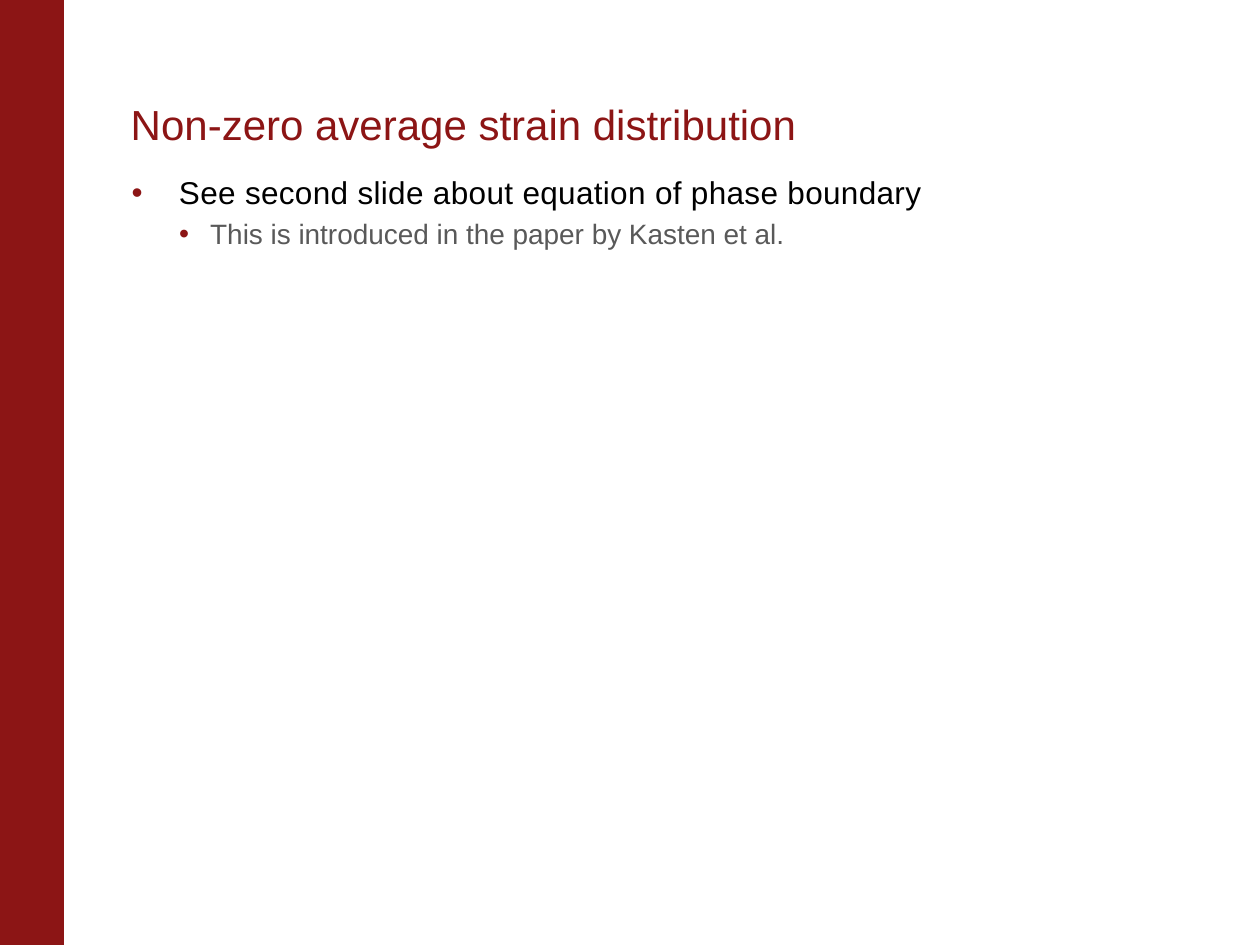
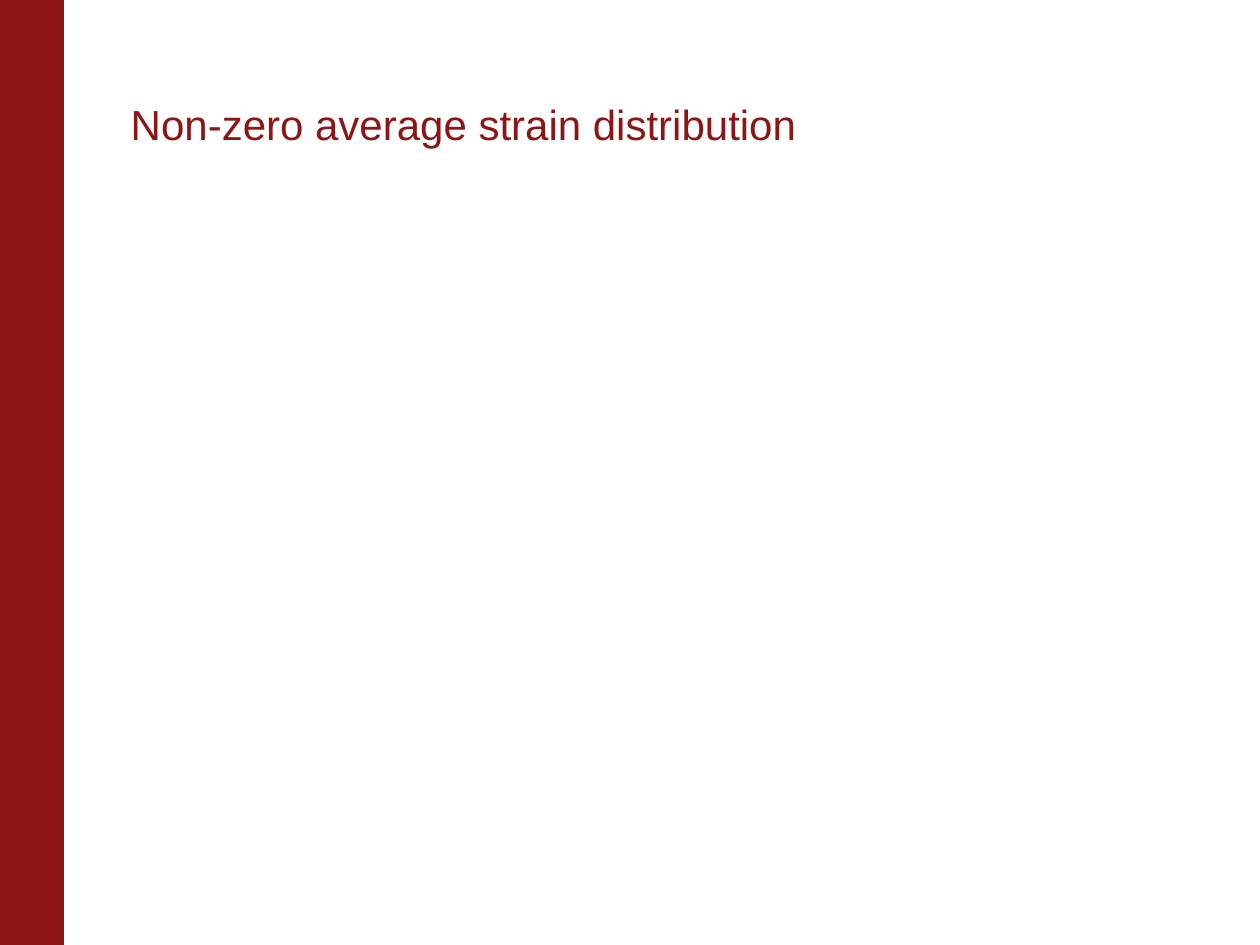
Before and after one commit to pmassat/matlab-postdoc, a slide deck: slide 12 of Matlab_data_analysis/Cp_analysis/AnalyzeCpDoping/Cp_random_strains/TmVO4_Cp_random_strains_analysis_notes.pptx. Drawn at 1260x945 pixels with LibreOffice and Linux fonts; fonts in the diff are those of the drawing; grey boxes stand for pictures; background and template pictures are left out. Boxes give left, top, right and bottom in pixels: in the first picture for what was removed or moved away, otherwise in the second. Text is boxed around its words. In the diff, an @@ line names an element or a change of style, - is before the commit and + after.

Commit message:
Heat capacity v1.5.1. Modeling of strain distribution in Y-TmVO4: created new functions including offset strain. Works well, but then I wonder about the meaning of a distribution of Schottky anomalies with average related to the offset strain...

```diff
--- a/Matlab_data_analysis/Cp_analysis/AnalyzeCpDoping/Cp_random_strains/TmVO4_Cp_random_strains_analysis_notes.pptx
+++ b/Matlab_data_analysis/Cp_analysis/AnalyzeCpDoping/Cp_random_strains/TmVO4_Cp_random_strains_analysis_notes.pptx
@@ text removed at [179,181,921,249] @@
-• See second slide about equation of phase boundary
-    • This is introduced in the paper by Kasten et al.
```
Also in this commit, not shown: 12 other files.
